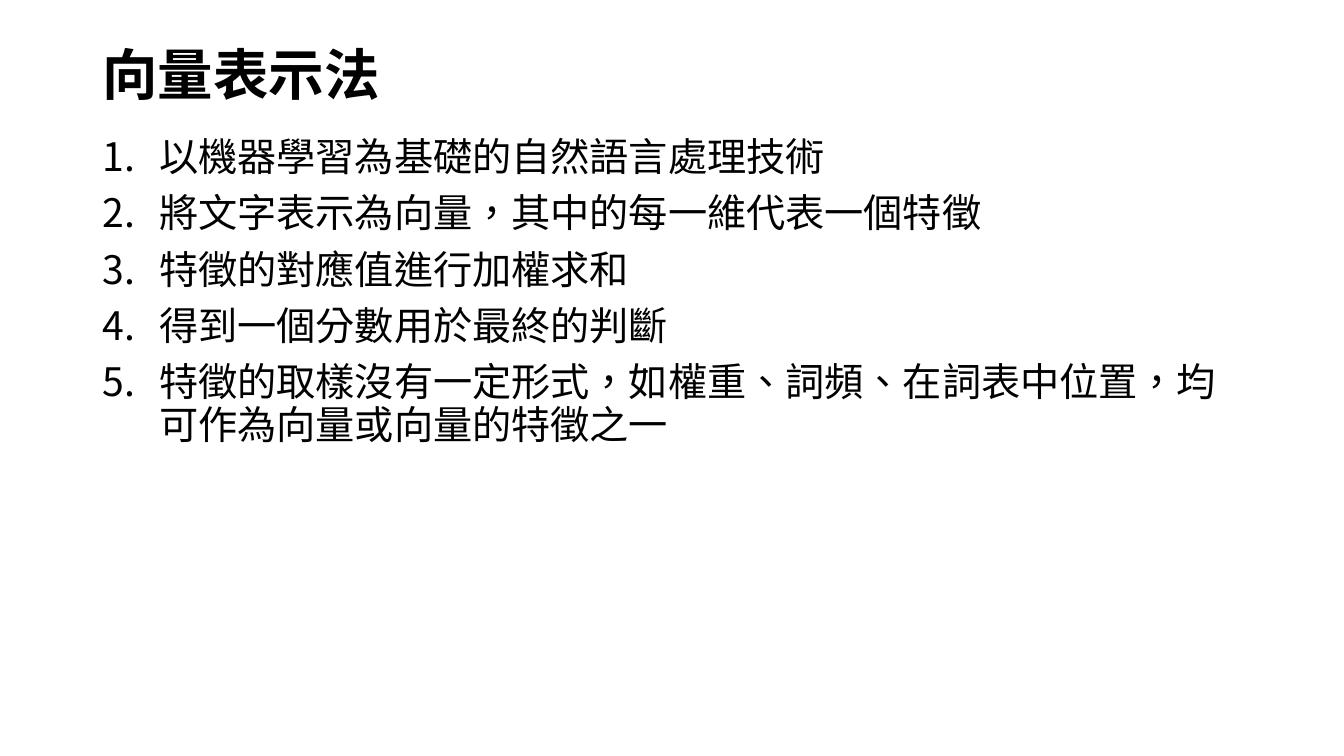
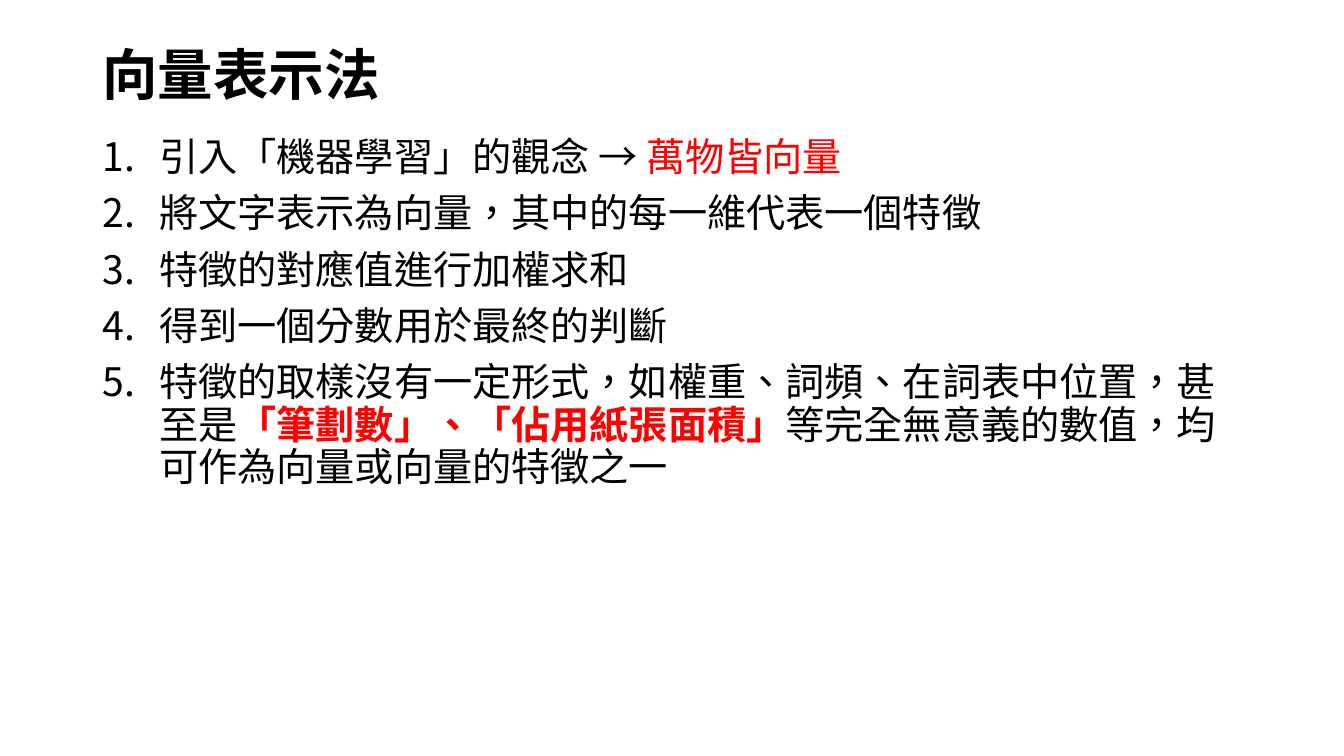
Before and after one commit to joshhu/nlp_must2022, a slide deck: slide 20 of lecture02.pptx (slide 9 before the commit). Drawn at 1344x756 pixels with LibreOffice and Linux fonts; fonts in the diff are those of the drawing. Boxes give left, top, right and bottom in pixels: in the first picture for what was removed or moved away, otherwise in the second. Text is boxed around its words. In the diff, an @@ line names an element or a change of style, - is before the commit and + after.

```diff
--- a/lecture02.pptx
+++ b/lecture02.pptx
@@ text at <box>159,137,842,175</box>: text changed @@
-1. 以機器學習為基礎的自然語言處理技術
+1. 引入「機器學習」的觀念 → 萬物皆向量
@@ text at <box>159,363,1216,485</box>: text changed @@
-5. 特徵的取樣沒有一定形式，如權重、詞頻、在詞表中位置，均可作為向量或向量的特徵之一
+5. 特徵的取樣沒有一定形式，如權重、詞頻、在詞表中位置，甚至是「筆劃數」、「佔用紙張面積」等完全無意義的數值，均可作為向量或向量的特徵之一
```
Also in this commit, not shown: 2 other slides changed, 34 slides added, 2 slides removed, 13 other files.
